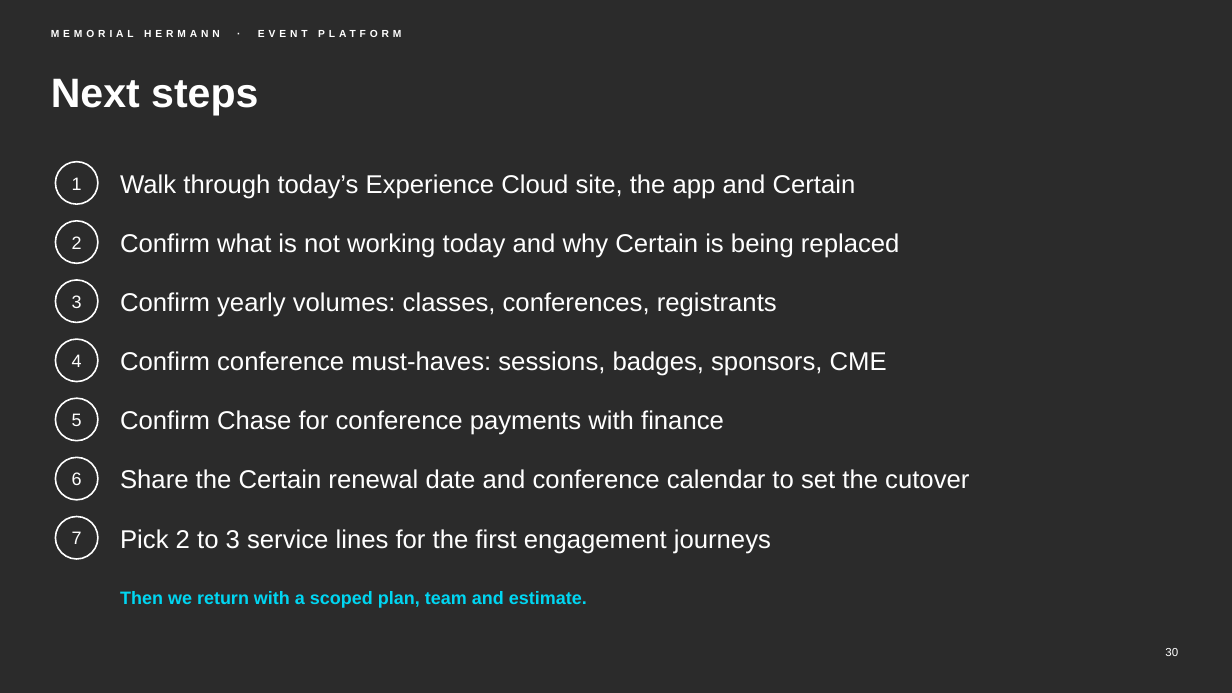
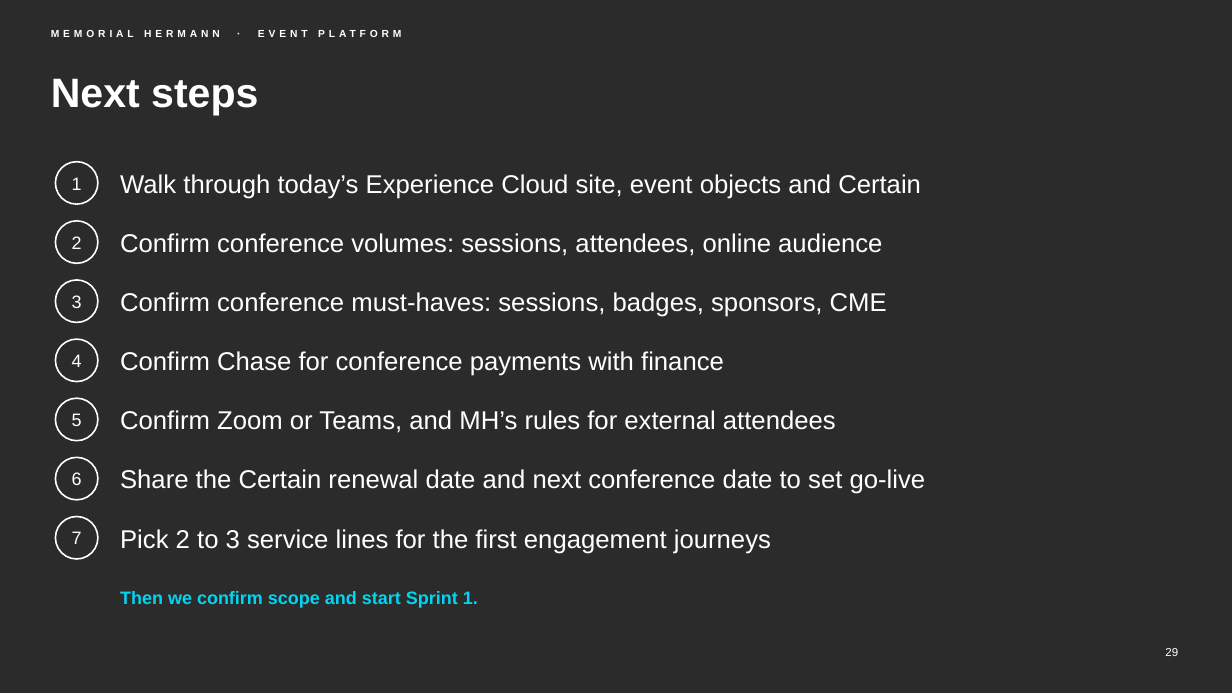
Before and after one commit to chintasurya/preSales_Memorial-hermann, a slide deck: slide 29 of deck/Memorial-Hermann-Event-Platform.pptx (slide 30 before the commit). Drawn at 1232x693 pixels with LibreOffice and Linux fonts; fonts in the diff are those of the drawing; background and template pictures are left out; a plain dark background stands for a picture behind light text. Boxes give left, top, right and bottom in pixels: in the first picture for what was removed or moved away, otherwise in the second. Text is boxed around its words. In the diff, an @@ line names an element or a change of style, - is before the commit and + after.

```diff
--- a/deck/Memorial-Hermann-Event-Platform.pptx
+++ b/deck/Memorial-Hermann-Event-Platform.pptx
@@ text at box(120, 174, 921, 199): text changed @@
-Walk through today’s Experience Cloud site, the app and Certain
+Walk through today’s Experience Cloud site, event objects and Certain
@@ text at box(120, 233, 882, 256): text changed @@
-Confirm what is not working today and why Certain is being replaced
+Confirm conference volumes: sessions, attendees, online audience
@@ text "Confirm conference must-haves: sessions, badges, ...": place and size @@
-text "Confirm conference must-haves: sessions, badges, ..." at box(120, 351, 887, 376)
+text "Confirm conference must-haves: sessions, badges, ..." at box(120, 292, 887, 317)
@@ text removed at box(120, 292, 777, 317) @@
-Confirm yearly volumes: classes, conferences, registrants
@@ text "Confirm Chase for conference payments ...": place and size @@
-text "Confirm Chase for conference payments ..." at box(120, 410, 724, 435)
+text "Confirm Chase for conference payments ..." at box(120, 351, 724, 376)
@@ text added at box(120, 410, 836, 433), 20 pt, text #FFFFFF @@
+Confirm Zoom or Teams, and MH’s rules for external attendees
@@ text at box(120, 469, 926, 494): text changed @@
-Share the Certain renewal date and conference calendar to set the cutover
+Share the Certain renewal date and next conference date to set go-live
@@ text at box(120, 591, 478, 608): text changed @@
-Then we return with a scoped plan, team and estimate.
+Then we confirm scope and start Sprint 1.
@@ page number at box(1165, 648, 1178, 656): text changed @@
-30
+29
```
Also in this commit, not shown: 16 other slides changed, 2 slides added, 3 slides removed, 9 other files.
